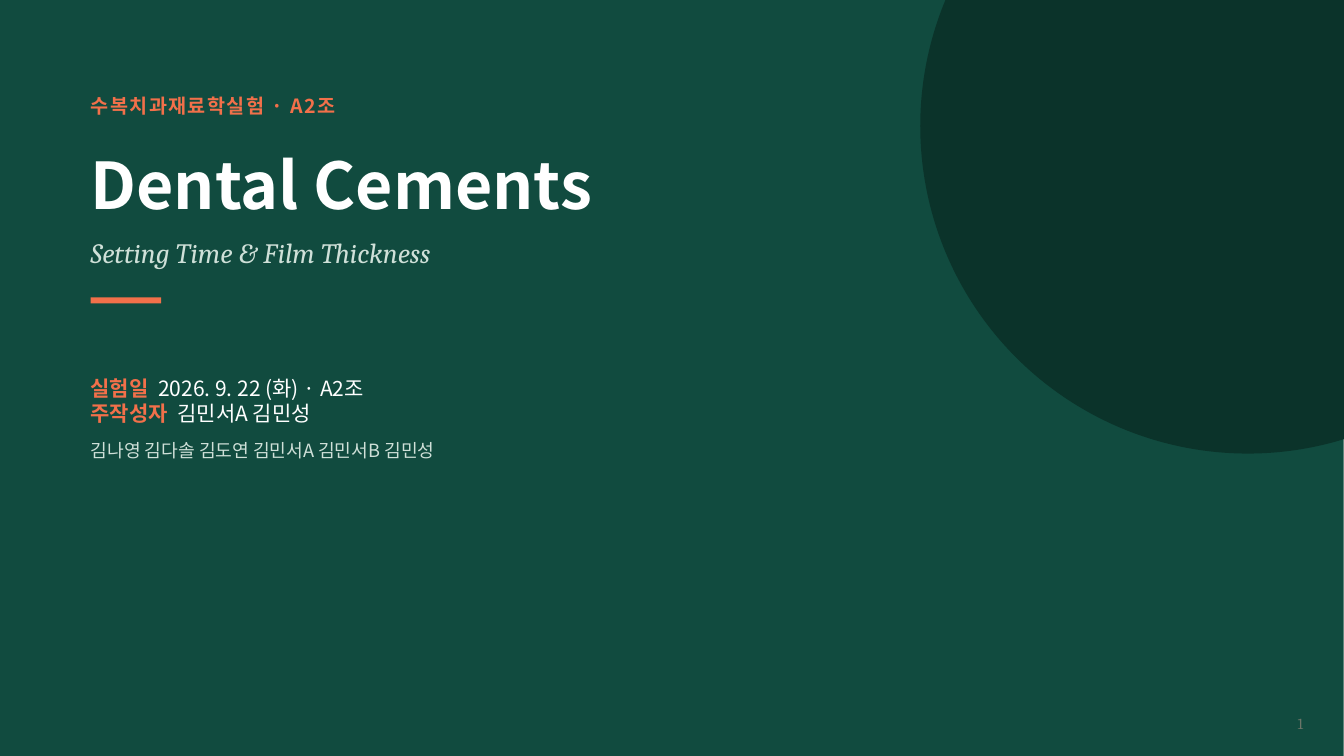
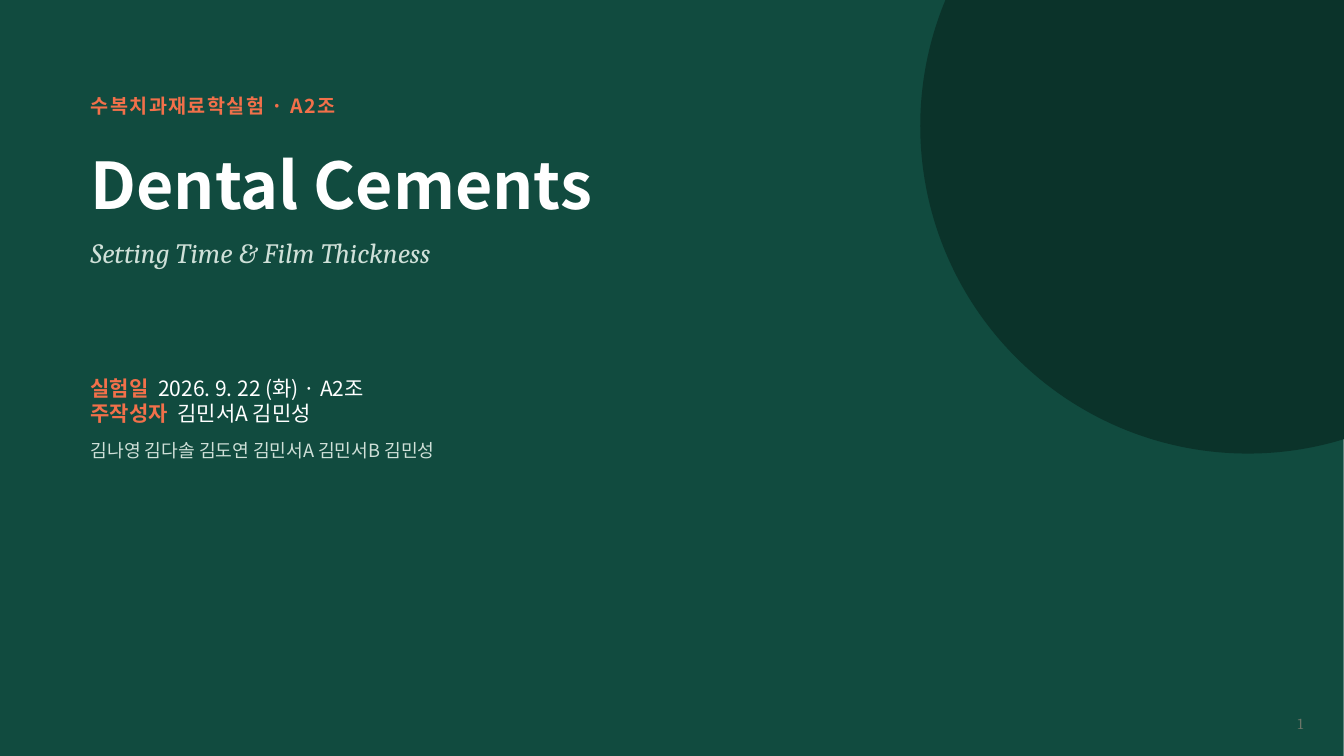
Before and after one commit to yojokem/-, a slide deck: slide 1 of 수복치과재료학실험/수복치과재료학실험_DentalCements_20260922.pptx. Drawn at 1344x756 pixels with LibreOffice and Linux fonts; fonts in the diff are those of the drawing. Boxes give left, top, right and bottom in pixels: in the first picture for what was removed or moved away, otherwise in the second. Text is boxed around its words. In the diff, an @@ line names an element or a change of style, - is before the commit and + after.

```diff
--- a/수복치과재료학실험/수복치과재료학실험_DentalCements_20260922.pptx
+++ b/수복치과재료학실험/수복치과재료학실험_DentalCements_20260922.pptx
@@ background #FBF8F3 to #F5F6F5 @@
@@ rectangle removed at (x1=91, y1=297, x2=161, y2=303) @@
```
Also in this commit, not shown: 12 other slides changed, 1 other file.
